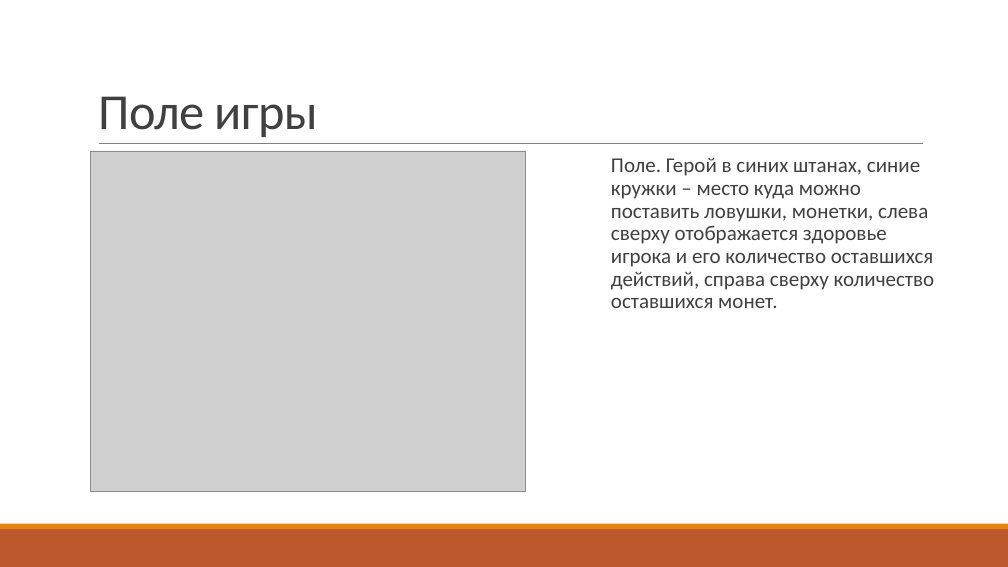
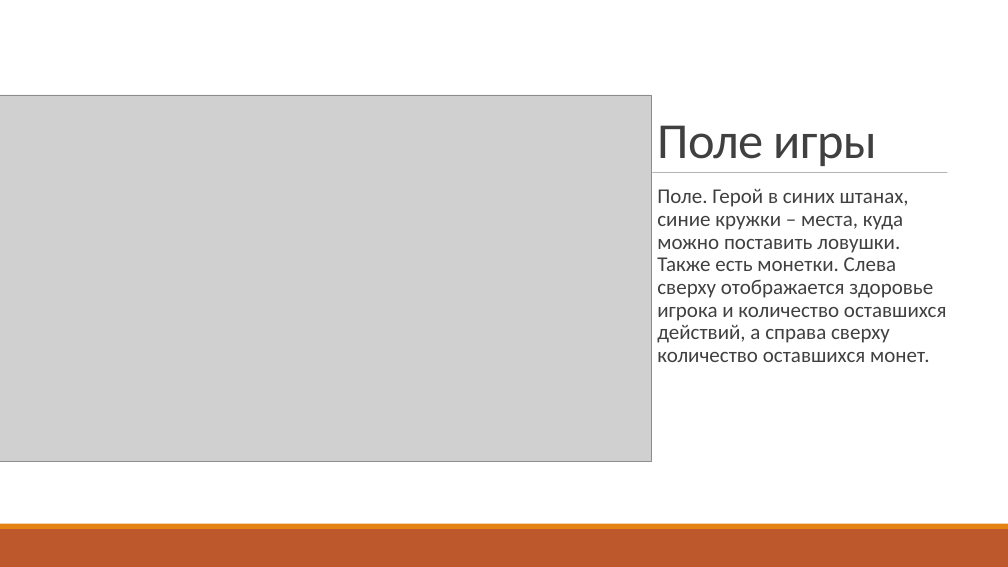
Before and after one commit to andreyvydra/trap_them, a slide deck: slide 4 of documentation/Trap them.pptx. Drawn at 1008x567 pixels with LibreOffice and Linux fonts; fonts in the diff are those of the drawing; grey boxes stand for pictures. Boxes give left, top, right and bottom in pixels: in the first picture for what was removed or moved away, otherwise in the second. Text is boxed around its words. In the diff, an @@ line names an element or a change of style, - is before the commit and + after.

```diff
--- a/documentation/Trap them.pptx
+++ b/documentation/Trap them.pptx
@@ rectangle added at bbox=[0, 0, 1008, 524], fill #FFFFFF @@
@@ title "Поле игры": place and size @@
-title "Поле игры" at bbox=[98, 96, 318, 137]
+title "Поле игры" at bbox=[657, 125, 877, 166]
@@ picture: place and size @@
-picture at bbox=[91, 151, 526, 492]
+picture at bbox=[0, 95, 651, 462]
@@ line removed from (99, 144) to (923, 144) @@
@@ line added from (653, 172) to (948, 172), #808080 0.5 pt @@
@@ text at bbox=[657, 189, 947, 362]: text changed @@
-  Поле. Герой в синих штанах, синие кружки – место куда можно поставить ловушки, монетки, слева сверху отображается здоровье игрока и его количество оставшихся действий, справа сверху количество оставшихся монет.
+  Поле. Герой в синих штанах, синие кружки – места, куда можно поставить ловушки. Также есть монетки. Слева сверху отображается здоровье игрока и количество оставшихся действий, а справа сверху количество оставшихся монет.
```
Also in this commit, not shown: 4 other slides changed, 1 slide added.
